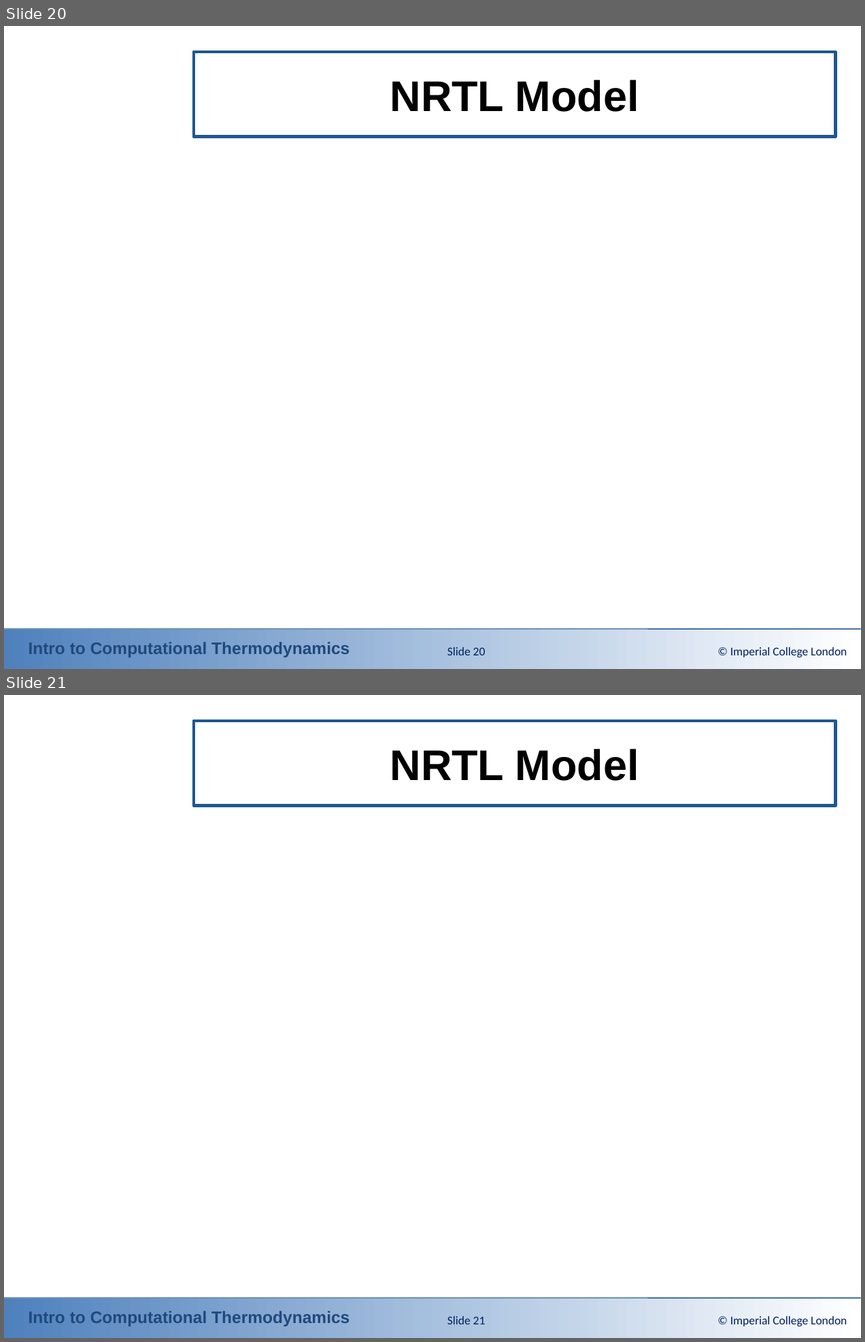
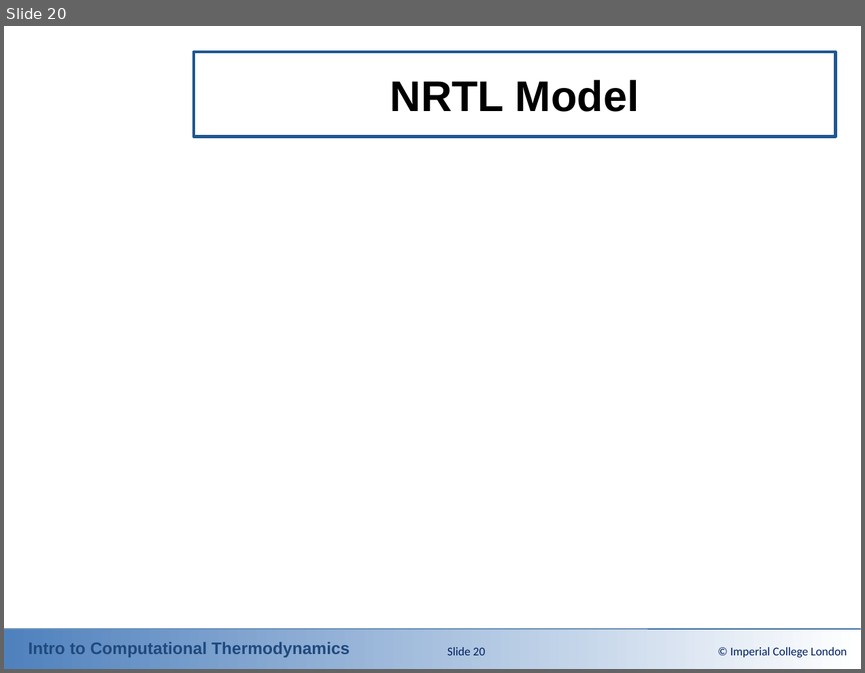
Before and after one commit to ClapeyronThermo/introduction-to-computational-thermodynamics, a slide deck: Part 2 - Equations of State/Powerpoint Slides/2-2 Activity Coefficient Models.pptx. Shown one above the other, each under a label of ours: slides 20 and 21 before the commit, slide 20 after it. The pictures are 865x1342 and 865x673 pixels, drawn with LibreOffice and Linux fonts; fonts in the diff are those of the drawing; grey boxes stand for pictures; background and template pictures are left out. Boxes give left, top, right and bottom in pixels: in the first picture for what was removed or moved away, otherwise in the second. Text is boxed around its words. In the diff, an @@ line names an element or a change of style, - is before the commit and + after.

```diff
--- a/Part 2 - Equations of State/Powerpoint Slides/2-2 Activity Coefficient Models.pptx
+++ b/Part 2 - Equations of State/Powerpoint Slides/2-2 Activity Coefficient Models.pptx
@@ slide 21 removed at box(4, 695, 861, 1338), background #FFFFFF; not listed: 3 template elements that a slide beside it also shows @@
@@ title removed at box(193, 721, 835, 806) @@
-NRTL Model
@@ page number removed at box(447, 1316, 485, 1324) @@
-Slide 21
@@ text removed at box(730, 1316, 847, 1326) @@
-© Imperial College London
```
Also in this commit, not shown: 1 slide changed, 2 other files.
